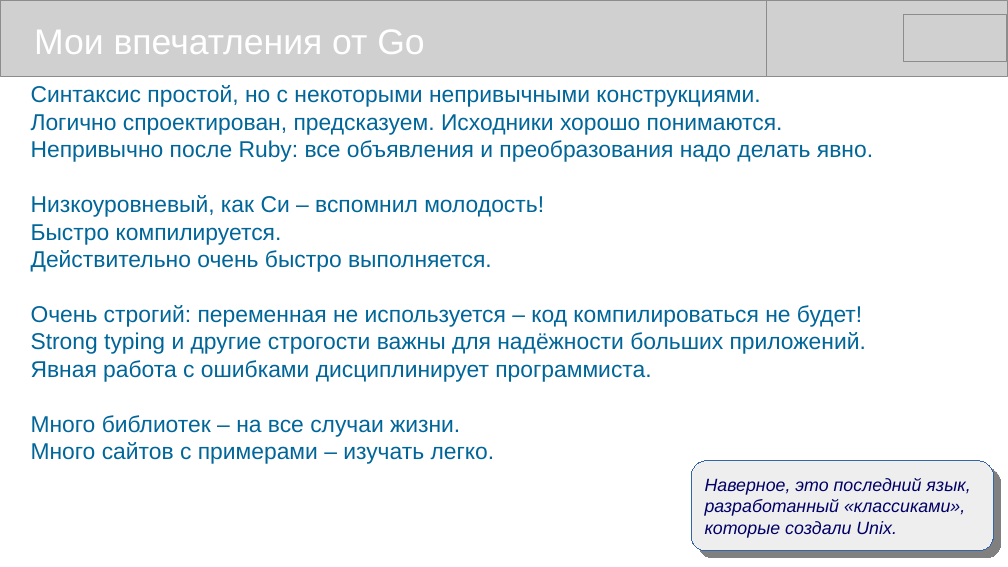
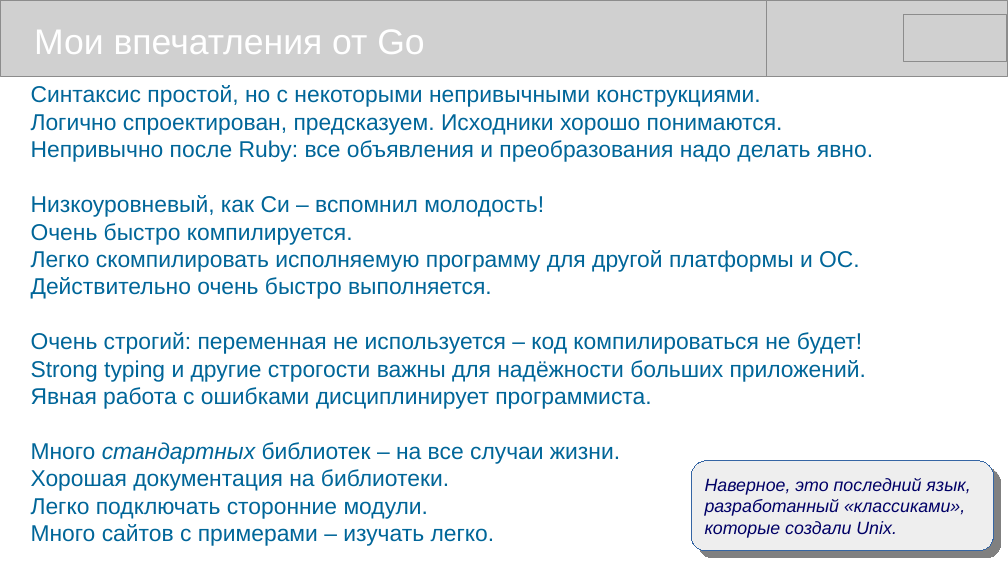
Before and after one commit to mike-shock/Go_language, a slide deck: slide 31 of Go_Review.odp. Drawn at 1008x567 pixels with LibreOffice and Linux fonts; fonts in the diff are those of the drawing; grey boxes stand for pictures. Boxes give left, top, right and bottom in pixels: in the first picture for what was removed or moved away, otherwise in the second. Text is boxed around its words. In the diff, an @@ line names an element or a change of style, - is before the commit and + after.

```diff
--- a/Go_Review.odp
+++ b/Go_Review.odp
@@ text at (31,223,860,272): text changed @@
-Быстро компилируется.
+Очень быстро компилируется.
+Легко скомпилировать исполняемую программу для другой платформы и ОС.
@@ text at (31,442,620,519): text changed @@
-Много библиотек – на все случаи жизни.
+Много стандартных библиотек – на все случаи жизни.
+Хорошая документация на библиотеки.
+Легко подключать сторонние модули.
```
Also in this commit, not shown: 10 other slides changed, 1 other file.
